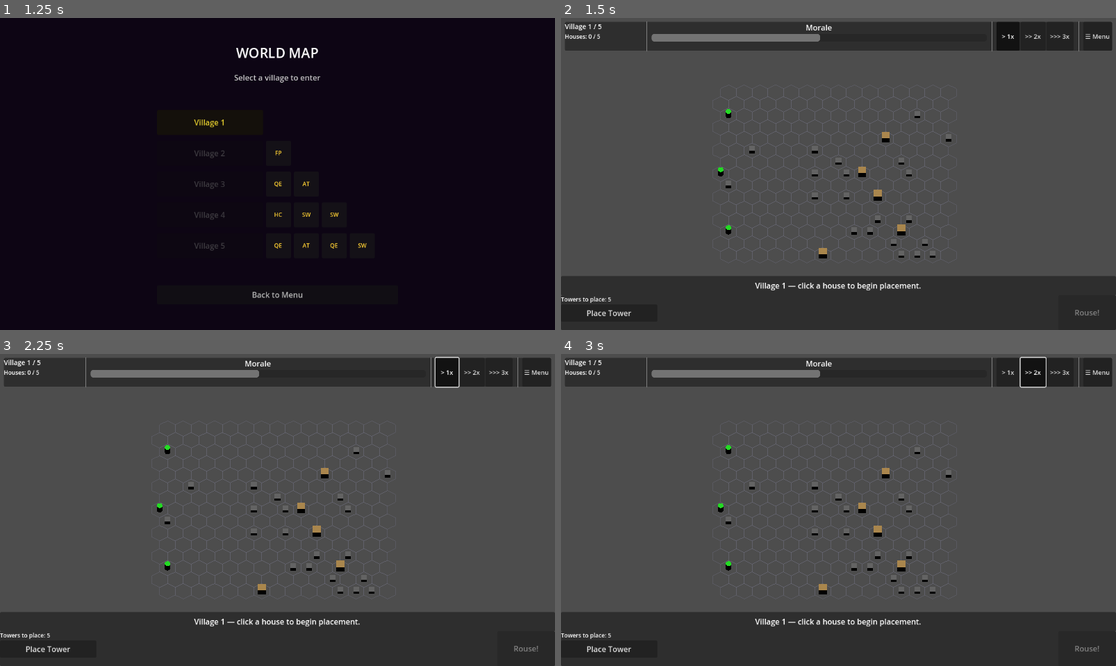
Above: before the commit, frames 1-4 (two rows, left to right).
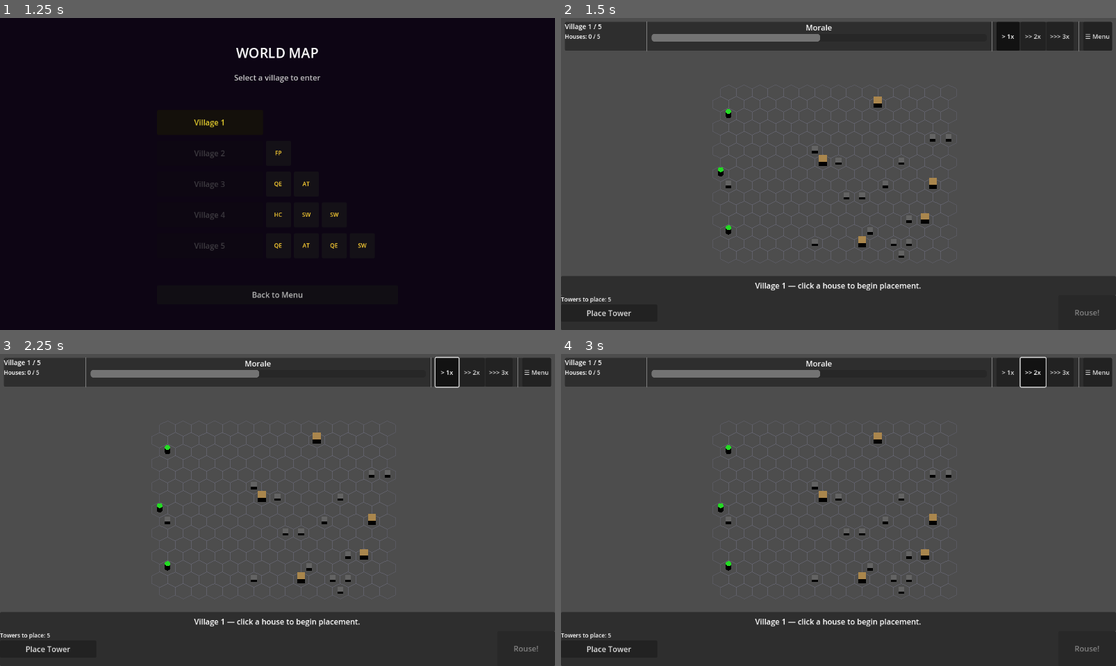
Above: after the commit, the same moments.

Repository: Logikfail/Github_project_1
Game: Godot game, scene res://scenes/ui/main_menu.tscn
The game is run twice, just before and just after one commit, with the same random seed, the same clock (stepped at 60 frames per second) and the same inputs.
Inputs:
- Up to frame 1 (1.25 s): click "Campaign" at 0.5 s
- Up to frame 2 (1.5 s): click "Village 1" at 1.25 s
- Up to frame 3 (2.25 s): click "> 1x" at 2 s
- Up to frame 4 (3 s): click ">> 2x" at 2.75 s

Frame 1 is identical in both runs. In frame 2, 0.6% of the frame differs, in the area x 33-68%, y 25-78%; in frame 3, 0.6%; in frame 4, 0.6%.

Commit message:
Simplify module pool to 3 minimal standard-house modules
Replaces the 4 themed test modules (farmstead/market/religious/civic) with
3 minimal modules — each a 4×4 footprint, one Hovel house (standard
archetype mix), one obstacle in a different position (NW corner, centre,
east edge). All edges declared open, so module orientation does not gate
pathing — the obstacle placement is the only variable.

Modular generation remains the default (USE_MODULAR_GENERATION = true);
the legacy random-placement path is still available via the flag.

Co-Authored-By: Claude Opus 4.7 <noreply@anthropic.com>

Diff:
--- a/autoloads/village_generator.gd
+++ b/autoloads/village_generator.gd
@@ -232,92 +232,76 @@
 
 func _build_module_pool() -> Array[Module]:
 	var pool: Array[Module] = []
-	pool.append(_make_farmstead_pen())
-	pool.append(_make_market_stall_row())
-	pool.append(_make_religious_compound())
-	pool.append(_make_civic_well())
+	pool.append(_make_hovel_corner_obstacle())
+	pool.append(_make_hovel_center_obstacle())
+	pool.append(_make_hovel_edge_obstacle())
 	return pool
 
 
-# 4x4 footprint. House sits in centre; L-shaped fence on the north and west edges.
-#   F F F .
-#   F . . .
-#   F . H .
-#   . . . .
-func _make_farmstead_pen() -> Module:
+# Three minimal test modules — each a 4x4 footprint, one standard "hovel"
+# house, one obstacle in a different position. All four edges declared open
+# so pathing can enter from any side; obstacle position is the only
+# variable, letting the generator produce visibly different layouts.
+#
+# Legend: H = house spawn, X = obstacle, . = open walkable tile.
+
+
+# Obstacle in the north-west corner; house in the south-east.
+#   X . . .
+#   . . . .
+#   . . . .
+#   . . . H
+func _make_hovel_corner_obstacle() -> Module:
 	var m := Module.new()
-	m.module_name = &"farmstead_pen"
-	m.category = &"farmstead"
+	m.module_name = &"hovel_nw_block"
+	m.category = &"hovel"
 	m.footprint = Vector2i(4, 4)
-	m.house_offset = Vector2i(2, 2)
-	m.house_type = &"cemetery"   # signature: gravedigger
+	m.house_offset = Vector2i(3, 3)
+	m.house_type = &"hovel"
 	var obs: Array[Vector2i] = []
-	obs.append(Vector2i(0, 0)); obs.append(Vector2i(1, 0)); obs.append(Vector2i(2, 0))
-	obs.append(Vector2i(0, 1)); obs.append(Vector2i(0, 2))
+	obs.append(Vector2i(0, 0))
 	m.obstacle_offsets = obs
-	var edges: Array[StringName] = [&"south", &"east"]
+	var edges: Array[StringName] = [&"north", &"east", &"south", &"west"]
 	m.open_edges = edges
 	return m
 
 
-# 4x4 footprint. Three stall obstacles form a row with aisles between them.
-#   . S . S
-#   . . . .
-#   H S . S
-#   . . . .
-func _make_market_stall_row() -> Module:
+# Obstacle in the centre, slightly biased so the house has clear access.
+#   . . . .
+#   . X . .
+#   . . . .
+#   H . . .
+func _make_hovel_center_obstacle() -> Module:
 	var m := Module.new()
-	m.module_name = &"market_stall_row"
-	m.category = &"market"
+	m.module_name = &"hovel_center_block"
+	m.category = &"hovel"
 	m.footprint = Vector2i(4, 4)
-	m.house_offset = Vector2i(0, 2)
-	m.house_type = &"apothecary"  # signature: doctor
+	m.house_offset = Vector2i(0, 3)
+	m.house_type = &"hovel"
 	var obs: Array[Vector2i] = []
-	obs.append(Vector2i(1, 0)); obs.append(Vector2i(3, 0))
-	obs.append(Vector2i(1, 2)); obs.append(Vector2i(3, 2))
+	obs.append(Vector2i(1, 1))
 	m.obstacle_offsets = obs
-	var edges: Array[StringName] = [&"north", &"south", &"east"]
+	var edges: Array[StringName] = [&"north", &"east", &"south", &"west"]
 	m.open_edges = edges
 	return m
 
 
-# 4x4 footprint. Cloister-style: house centred, paired pillar clusters at opposite corners.
-#   P P . .
-#   P . . .
-#   . . H .
-#   . . . P
-func _make_religious_compound() -> Module:
+# Obstacle along the east edge; house on the west.
+#   . . . .
+#   H . . X
+#   . . . .
+#   . . . .
+func _make_hovel_edge_obstacle() -> Module:
 	var m := Module.new()
-	m.module_name = &"religious_compound"
-	m.category = &"religious"
+	m.module_name = &"hovel_east_block"
+	m.category = &"hovel"
 	m.footprint = Vector2i(4, 4)
-	m.house_offset = Vector2i(2, 2)
-	m.house_type = &"chapel"      # signature: priest
+	m.house_offset = Vector2i(0, 1)
+	m.house_type = &"hovel"
 	var obs: Array[Vector2i] = []
-	obs.append(Vector2i(0, 0)); obs.append(Vector2i(1, 0)); obs.append(Vector2i(0, 1))
-	obs.append(Vector2i(3, 3))
+	obs.append(Vector2i(3, 1))
 	m.obstacle_offsets = obs
-	var edges: Array[StringName] = [&"south", &"east"]
-	m.open_edges = edges
-	return m
-
-
-# 4x4 footprint. Civic well — single obstacle cluster at one corner, house opposite.
-#   . . . H
-#   . . . .
-#   . W . .
-#   . . . .
-func _make_civic_well() -> Module:
-	var m := Module.new()
-	m.module_name = &"civic_well"
-	m.category = &"civic"
-	m.footprint = Vector2i(4, 4)
-	m.house_offset = Vector2i(3, 0)
-	m.house_type = &"almshouse"   # signature: elder
-	var obs: Array[Vector2i] = []
-	obs.append(Vector2i(1, 2))
-	m.obstacle_offsets = obs
-	var edges: Array[StringName] = [&"north", &"south", &"east", &"west"]
+	var edges: Array[StringName] = [&"north", &"east", &"south", &"west"]
 	m.open_edges = edges
 	return m
 
